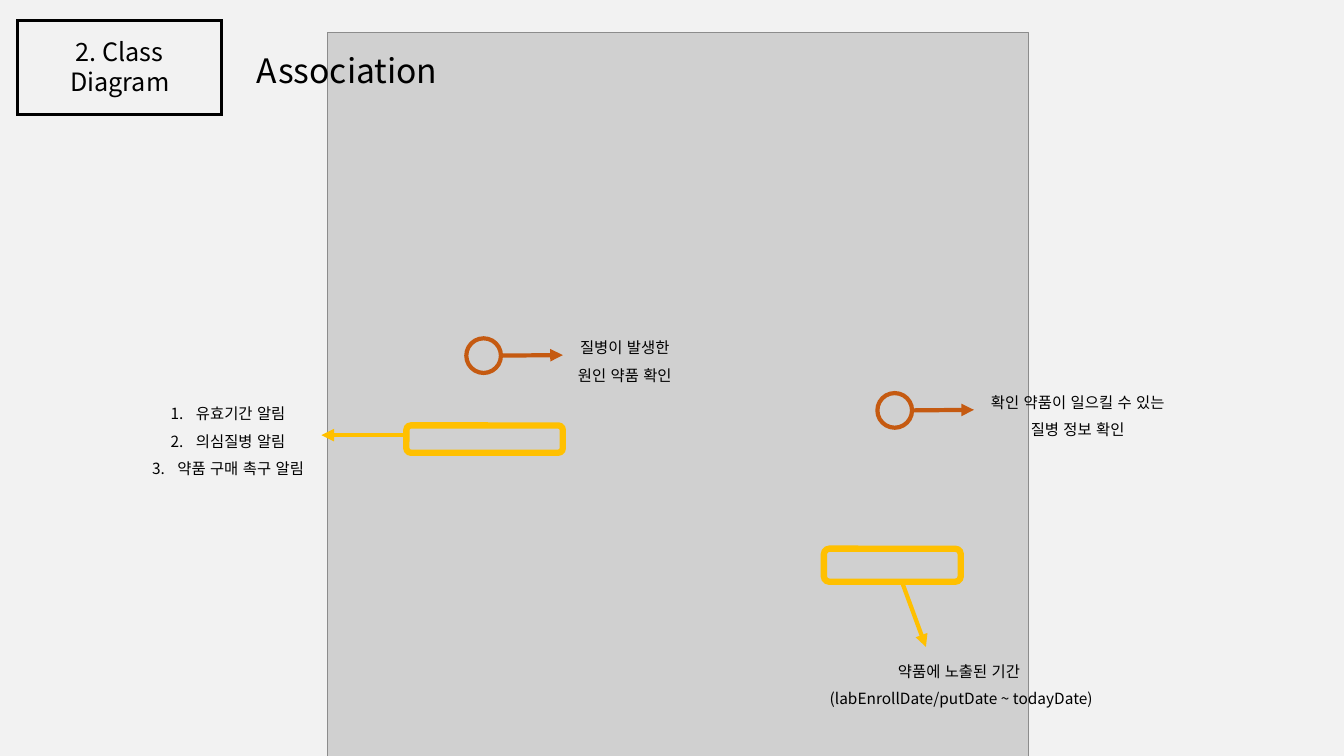
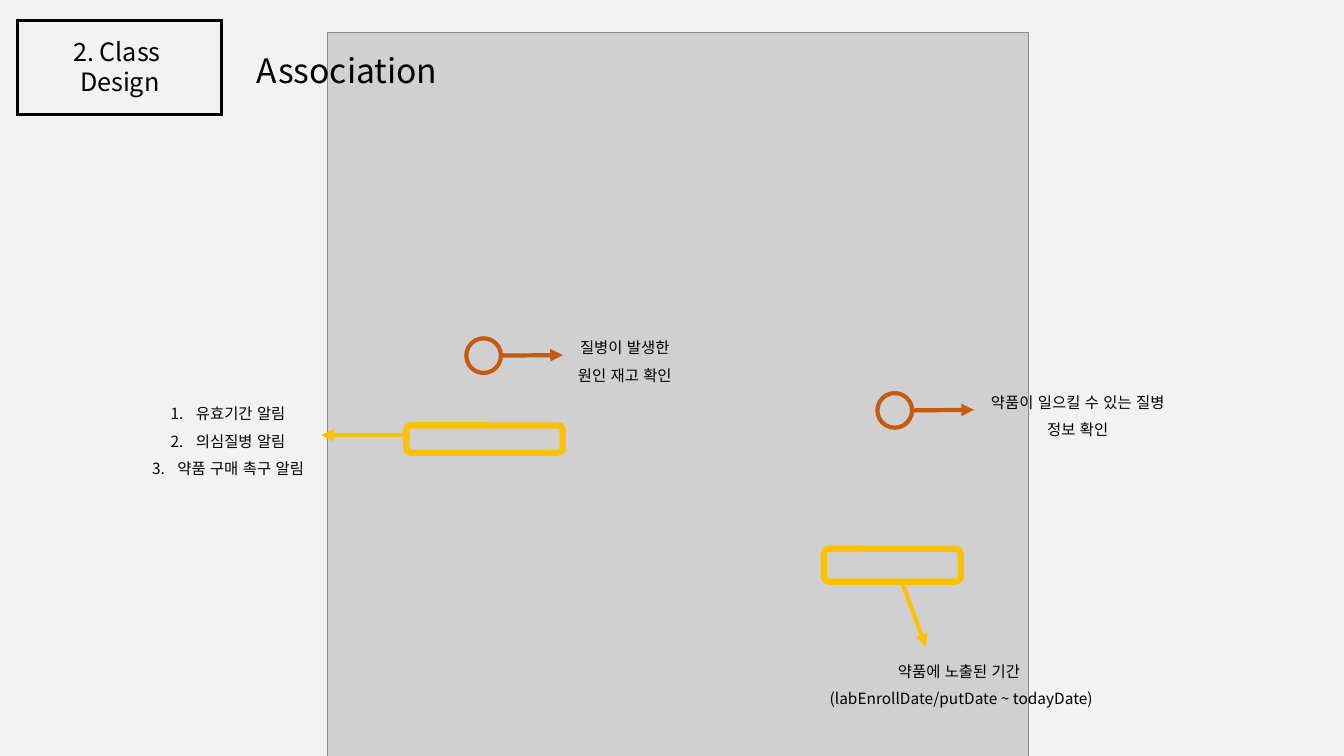
Before and after one commit to jisukim97/ChemicalManagementApplication, a slide deck: slide 24 of Document/2_Software Architect Documentation/Software Architecture Documentation 1.0.pptx (slide 21 before the commit). Drawn at 1344x756 pixels with LibreOffice and Linux fonts; fonts in the diff are those of the drawing; grey boxes stand for pictures. Boxes give left, top, right and bottom in pixels: in the first picture for what was removed or moved away, otherwise in the second. Text is boxed around its words. In the diff, an @@ line names an element or a change of style, - is before the commit and + after.

```diff
--- a/Document/2_Software Architect Documentation/Software Architecture Documentation 1.0.pptx
+++ b/Document/2_Software Architect Documentation/Software Architecture Documentation 1.0.pptx
@@ text at bbox=[73, 41, 161, 97]: text changed @@
-2. Class Diagram
+2. Class
+Design
@@ text at bbox=[578, 340, 671, 383]: text changed @@
-질병이 발생한 원인 약품 확인
+질병이 발생한 원인 재고 확인
@@ text at bbox=[991, 392, 1164, 437]: text changed @@
-확인 약품이 일으킬 수 있는 질병 정보 확인
+약품이 일으킬 수 있는 질병 정보 확인
```
Also in this commit, not shown: 11 other slides changed, 3 slides added.
